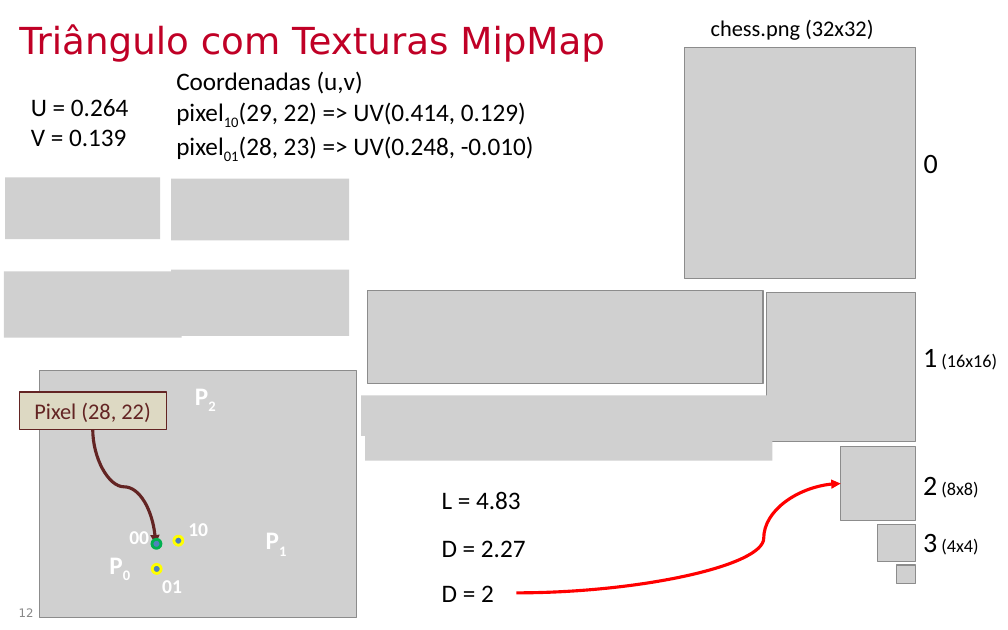
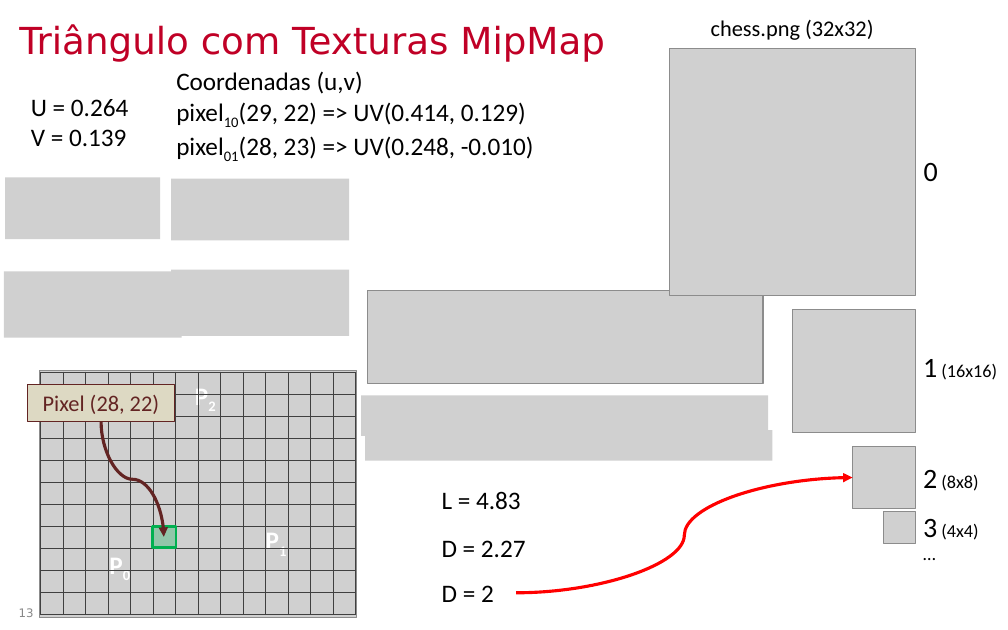
Before and after one commit to lpsoares/ComputacaoGrafica, a slide deck: slide 13 of content/aulas/12-revisao3_interpolacao_mipmap_visibilidade/aula12_revisao3_interpolacao_mipmap_visibilidade.pptx (slide 12 before the commit). Drawn at 1008x630 pixels with LibreOffice and Linux fonts; fonts in the diff are those of the drawing; grey boxes stand for pictures; background and template pictures are left out. Boxes give left, top, right and bottom in pixels: in the first picture for what was removed or moved away, otherwise in the second. Text is boxed around its words. In the diff, an @@ line names an element or a change of style, - is before the commit and + after.

```diff
--- a/content/aulas/12-revisao3_interpolacao_mipmap_visibilidade/aula12_revisao3_interpolacao_mipmap_visibilidade.pptx
+++ b/content/aulas/12-revisao3_interpolacao_mipmap_visibilidade/aula12_revisao3_interpolacao_mipmap_visibilidade.pptx
@@ picture resized from (x1=684, y1=47, x2=915, y2=278) to (x1=669, y1=48, x2=915, y2=294) @@
@@ text "0" moved from (x1=924, y1=155, x2=938, y2=174) to (x1=924, y1=163, x2=938, y2=182) @@
@@ picture resized from (x1=766, y1=292, x2=915, y2=442) to (x1=792, y1=309, x2=915, y2=432) @@
@@ text "1 (16x16)" moved from (x1=923, y1=349, x2=997, y2=370) to (x1=923, y1=359, x2=997, y2=380) @@
@@ rectangle "Pixel (28, 22)" moved from (x1=19, y1=392, x2=166, y2=429) to (x1=27, y1=384, x2=174, y2=421) @@
@@ table added at (x1=40, y1=372, x2=351, y2=615), 11 rows, 14 columns @@
+ |  |  |  |  |  |  |  |  |  |  |  |  | 
+ |  |  |  |  |  |  |  |  |  |  |  |  | 
+ |  |  |  |  |  |  |  |  |  |  |  |  | 
+ |  |  |  |  |  |  |  |  |  |  |  |  | 
+ |  |  |  |  |  |  |  |  |  |  |  |  | 
+ |  |  |  |  |  |  |  |  |  |  |  |  | 
+ |  |  |  |  |  |  |  |  |  |  |  |  | 
+ |  |  |  |  |  |  |  |  |  |  |  |  | 
+ |  |  |  |  |  |  |  |  |  |  |  |  | 
+ |  |  |  |  |  |  |  |  |  |  |  |  | 
+ |  |  |  |  |  |  |  |  |  |  |  |  | 
@@ curved arrow moved from (93, 429) - (155, 544) to (101, 421) - (163, 537) @@
@@ picture resized from (x1=841, y1=447, x2=915, y2=521) to (x1=853, y1=447, x2=915, y2=509) @@
@@ curved arrow moved from (516, 593) - (841, 484) to (516, 593) - (853, 478) @@
@@ text "2 (8x8)" moved from (x1=923, y1=476, x2=978, y2=498) to (x1=923, y1=469, x2=978, y2=491) @@
@@ text at (x1=923, y1=518, x2=978, y2=540): paragraph added @@
+…
@@ text "3 (4x4)" moved from (x1=923, y1=533, x2=978, y2=555) to (x1=923, y1=518, x2=978, y2=540) @@
@@ group removed at (x1=129, y1=524, x2=208, y2=593): 3 ellipses, 3 texts @@
-01
-10
-00
@@ rectangle added at (x1=152, y1=526, x2=175, y2=547), fill #00B050 at 30% opacity, outline #00B050 2 pt @@
@@ picture resized from (x1=878, y1=524, x2=915, y2=561) to (x1=884, y1=512, x2=915, y2=543) @@
@@ picture removed at (x1=897, y1=565, x2=916, y2=585) @@
@@ page number at (x1=19, y1=608, x2=34, y2=617): text changed @@
-12
+13
```
Also in this commit, not shown: 10 other slides changed, 1 slide added.
